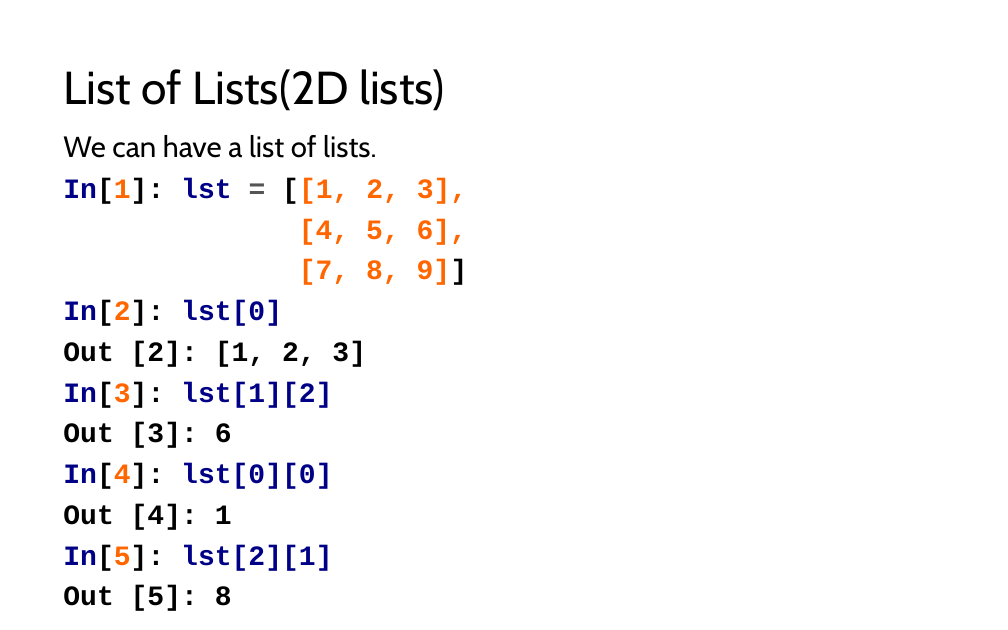
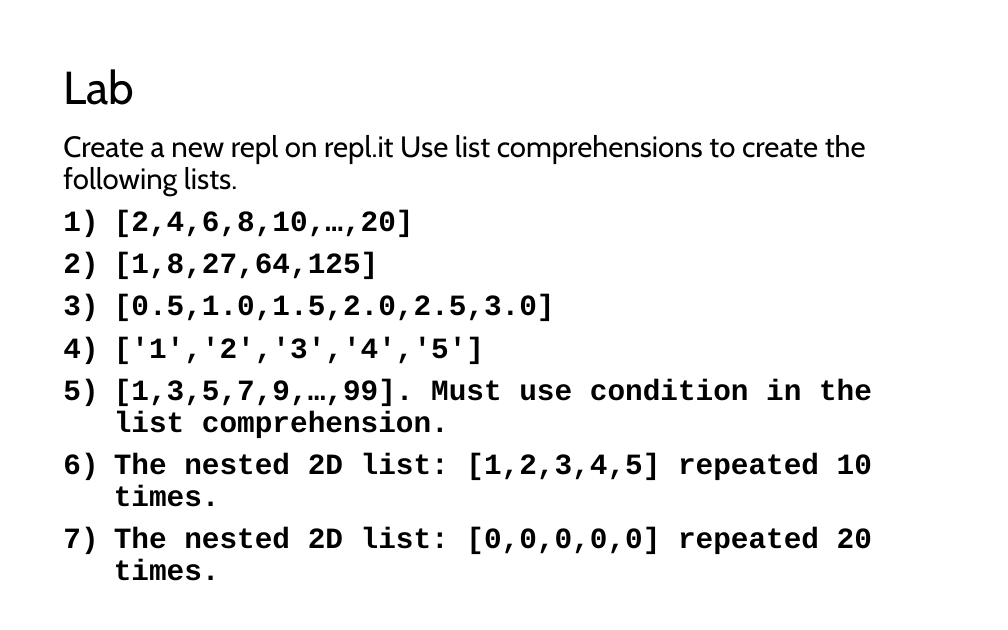
Before and after one commit to LongBaoNguyen/longbaonguyen.github.io, a slide deck: slide 35 of courses/apcsp/lect7.pptx (slide 12 before the commit). Drawn at 1008x630 pixels with LibreOffice and Linux fonts; fonts in the diff are those of the drawing. Boxes give left, top, right and bottom in pixels: in the first picture for what was removed or moved away, otherwise in the second. Text is boxed around its words. In the diff, an @@ line names an element or a change of style, - is before the commit and + after.

```diff
--- a/courses/apcsp/lect7.pptx
+++ b/courses/apcsp/lect7.pptx
@@ title at (63, 69, 134, 105): text changed @@
-List of Lists(2D lists)
+Lab
@@ text at (63, 135, 872, 581): text changed; size 20 to 21 pt @@
-We can have a list of lists.
-In[1]: lst = [[1, 2, 3],
-[4, 5, 6],
-[7, 8, 9]]
-In[2]: lst[0]
-Out [2]: [1, 2, 3]
-In[3]: lst[1][2]
-Out [3]: 6
-In[4]: lst[0][0]
-Out [4]: 1
-In[5]: lst[2][1]
-Out [5]: 8
+Create a new repl on repl.it Use list comprehensions to create the following lists.
+1) [2,4,6,8,10,…,20]
+2) [1,8,27,64,125]
+3) [0.5,1.0,1.5,2.0,2.5,3.0]
+4) ['1','2','3','4','5']
+5) [1,3,5,7,9,…,99]. Must use condition in the list comprehension.
+6) The nested 2D list: [1,2,3,4,5] repeated 10 times.
+7) The nested 2D list: [0,0,0,0,0] repeated 20 times.
```
Also in this commit, not shown: 15 other slides changed, 20 slides added, 14 slides removed, 14 other files.
